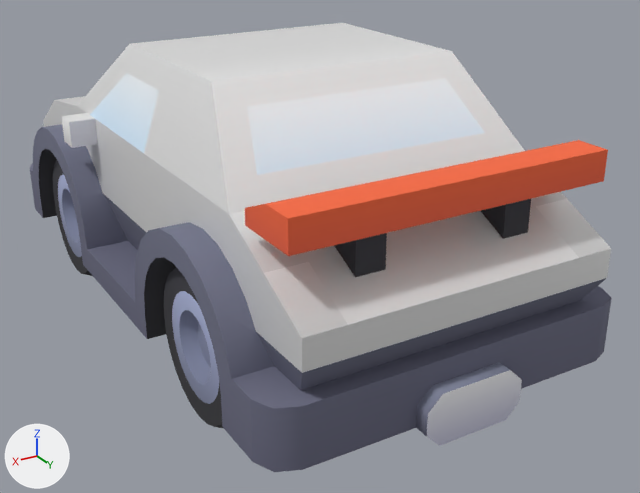
One commit to the glTF model app/src/main/assets/models/car_sports_sedan.glb: the scene before it, then after it.
The view is the same before and after, from a camera (50 mm lens) standing at (1.51, 2.94, 1.69) and looking at (-0.12, 0.21, 0.32). Every picture has the same lights, and +X, +Y and +Z are marked at lower left. The first picture is the older version. Where no turn or scale is listed for an object, it has been applied to the vertices. Vertices at exactly the same position are counted once.

Objects in the first picture: 'body', 'spoiler', 'wheel-back-left', 'wheel-front-left'.
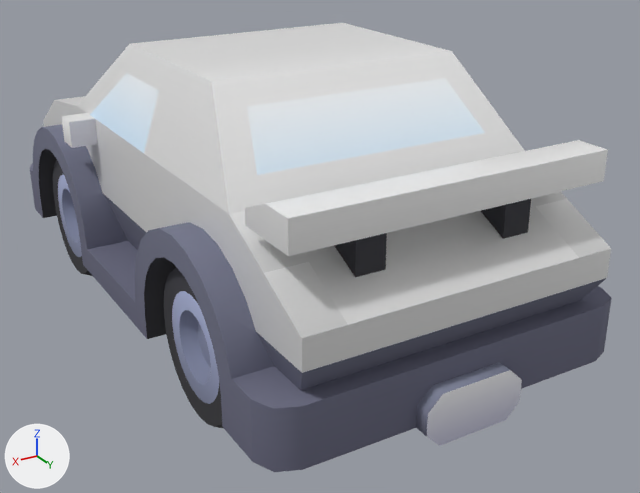
Pixel boxes [x1, y1, x2, y2] of what changed, in the pictures (640 x 493 px):
part 1 of me_spoiler, recoloured (red to white): [245, 140, 608, 256] in both

What the commit changed:
me_spoiler has 26 vertices, 48 faces and spans x -0.55..0.55, y -0.119..0.119, z 0.0..0.3.
me_spoiler is used by ob_spoiler; location (0.0, 1.069, 0.6).
me_spoiler part 1: all 28 faces centred in x -0.55..0.55, y -0.119..0.119, z 0.2..0.3 switch from mat_colormap to mat_paint (picture img_paint_mask).
